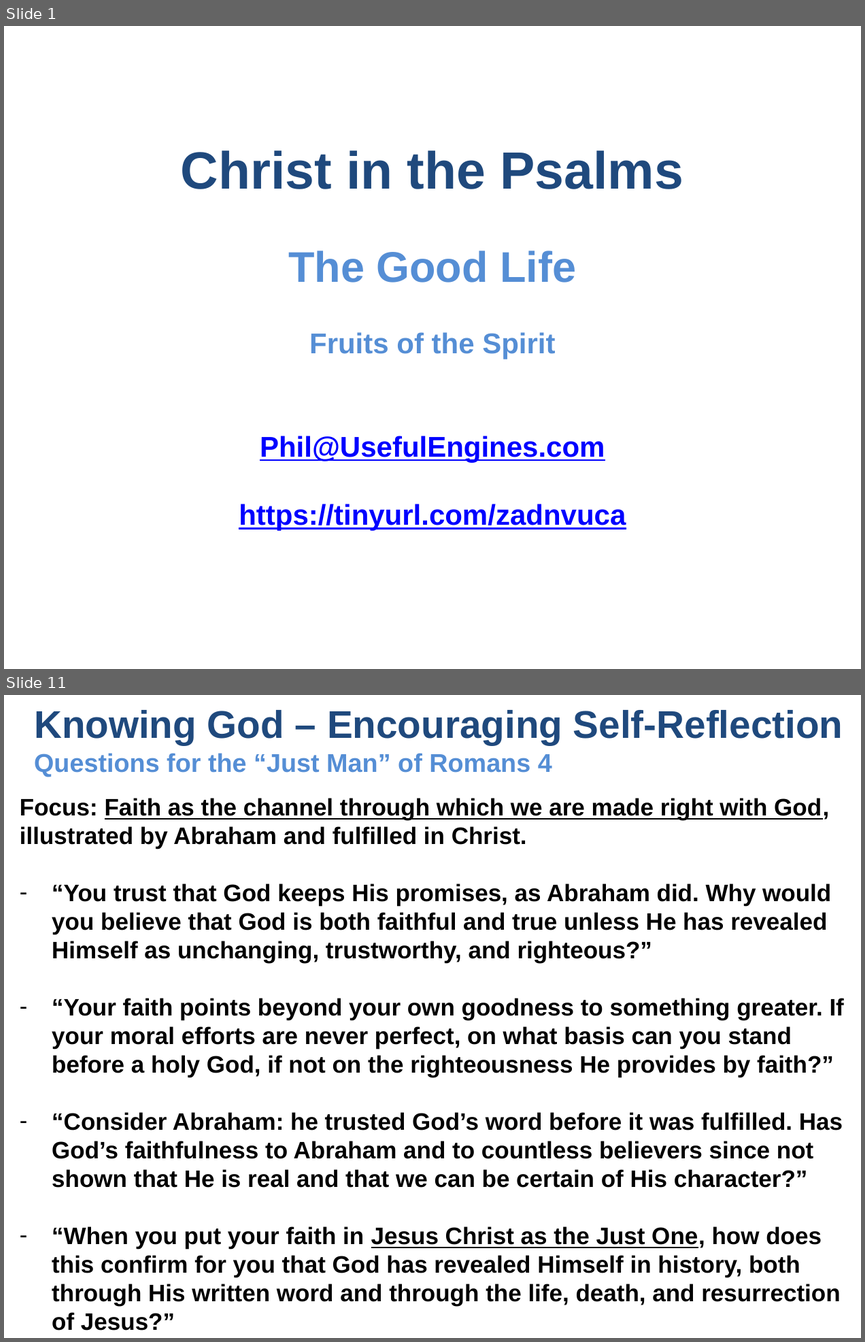
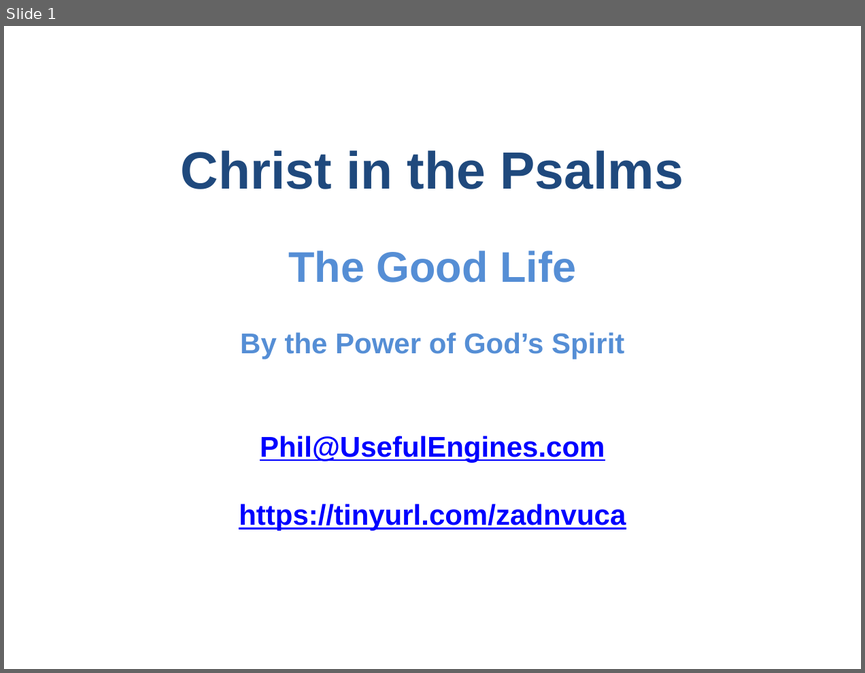
Before and after one commit to UsefulEngines/EvangelismPublic, a slide deck: 2024-Q4/2024-12-29/2024-12-29-Psalms.pptx. Shown one above the other, each under a label of ours: slides 1 and 11 before the commit, slide 1 after it; the slides between them are not shown. The pictures are 865x1342 and 865x673 pixels, drawn with LibreOffice and Linux fonts; fonts in the diff are those of the drawing. Boxes give left, top, right and bottom in pixels: in the first picture for what was removed or moved away, otherwise in the second. Text is boxed around its words. In the diff, an @@ line names an element or a change of style, - is before the commit and + after.

```diff
--- a/2024-Q4/2024-12-29/2024-12-29-Psalms.pptx
+++ b/2024-Q4/2024-12-29/2024-12-29-Psalms.pptx
@@ slide 11 removed at [4, 695, 861, 1338], background #FFFFFF @@
@@ title removed at [34, 710, 843, 777] @@
-Knowing God – Encouraging Self-Reflection
-Questions for the “Just Man” of Romans 4
@@ text removed at [20, 798, 844, 1330] @@
-Focus: Faith as the channel through which we are made right with God, illustrated by Abraham and fulfilled in Christ.
-– “You trust that God keeps His promises, as Abraham did. Why would you believe that God is both faithful and true unless He has revealed Himself as unchanging, trustworthy, and righteous?”
-– “Your faith points beyond your own goodness to something greater. If your moral efforts are never perfect, on what basis can you stand before a holy God, if not on the righteousness He provides by faith?”
-– “Consider Abraham: he trusted God’s word before it was fulfilled. Has God’s faithfulness to Abraham and to countless believers since not shown that He is real and that we can be certain of His character?”
-– “When you put your faith in Jesus Christ as the Just One, how does this confirm for you that God has revealed Himself in history, both through His written word and through the life, death, and resurrection of Jesus?”
@@ slide 1 changed as well @@
@@ text at [240, 332, 624, 359]: text changed @@
-Fruits of the Spirit
+By the Power of God’s Spirit
```
Also in this commit, not shown: 2 other slides changed, 6 slides added, 7 other slides removed, 1 other file.
